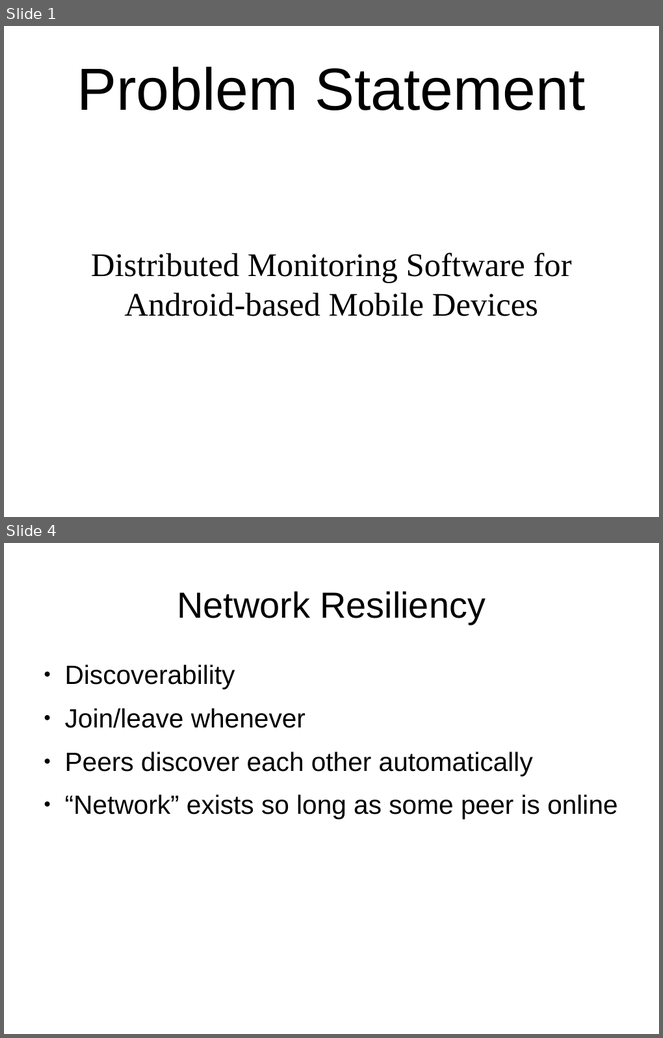
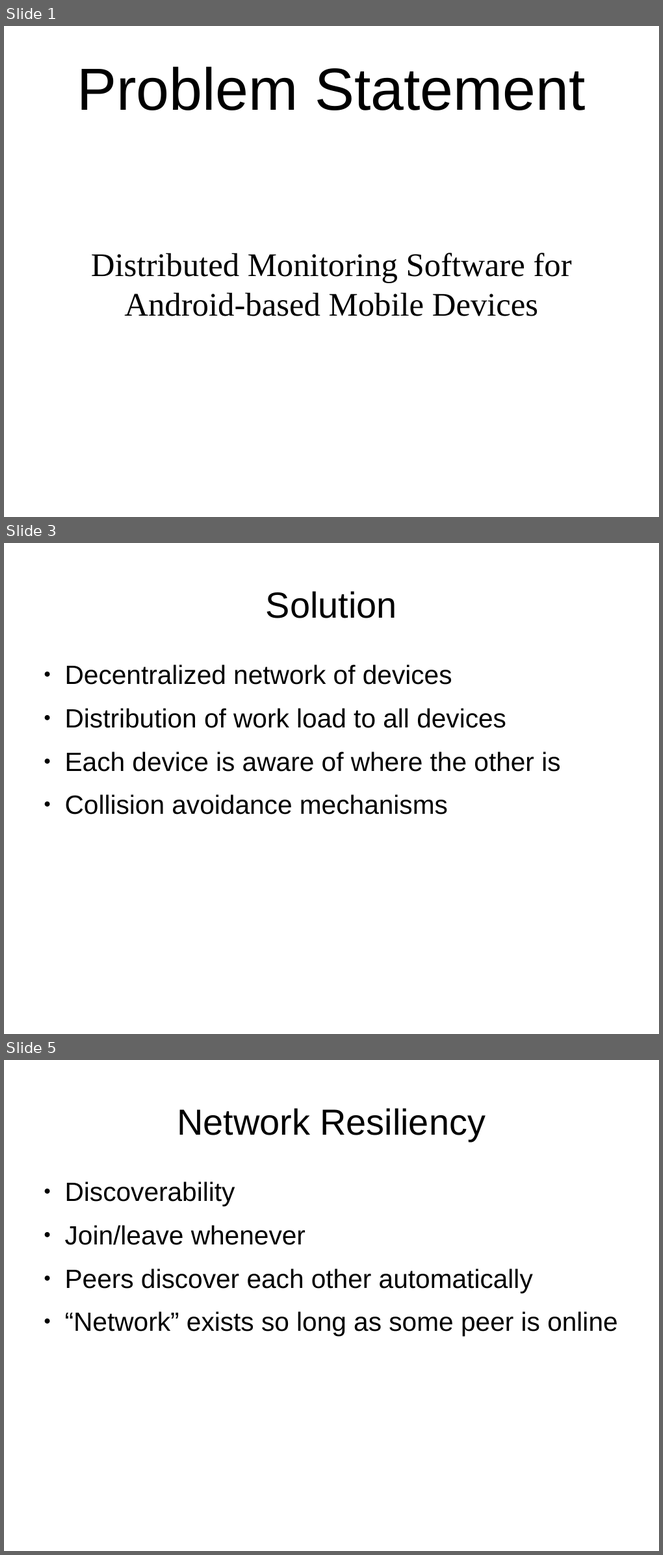
Before and after one commit to andrewazores/Capstone, a slide deck: documentation/problem_statement_presentation.odp. Shown one above the other, each under a label of ours: slides 1 and 4 before the commit, slides 1, 3 and 5 after it; the slides between them are not shown. The pictures are 663x1038 and 663x1555 pixels, drawn with LibreOffice and Linux fonts; fonts in the diff are those of the drawing. Boxes give left, top, right and bottom in pixels: in the first picture for what was removed or moved away, otherwise in the second. Text is boxed around its words. In the diff, an @@ line names an element or a change of style, - is before the commit and + after.

```diff
--- a/documentation/problem_statement_presentation.odp
+++ b/documentation/problem_statement_presentation.odp
@@ slide 3 added at (x1=4, y1=543, x2=659, y2=1034), background #FFFFFF @@
@@ title added at (x1=266, y1=591, x2=397, y2=618), 44 pt, text #000000 @@
+Solution
@@ text added at (x1=65, y1=665, x2=560, y2=815), 32 pt, text #000000 @@
+● Decentralized network of devices
+● Distribution of work load to all devices
+● Each device is aware of where the other is
+● Collision avoidance mechanisms
@@ what was slide 4 is now slide 5 @@
```
Also in this commit, not shown: 3 slides changed, 3 other slides added, 1 slide removed.
